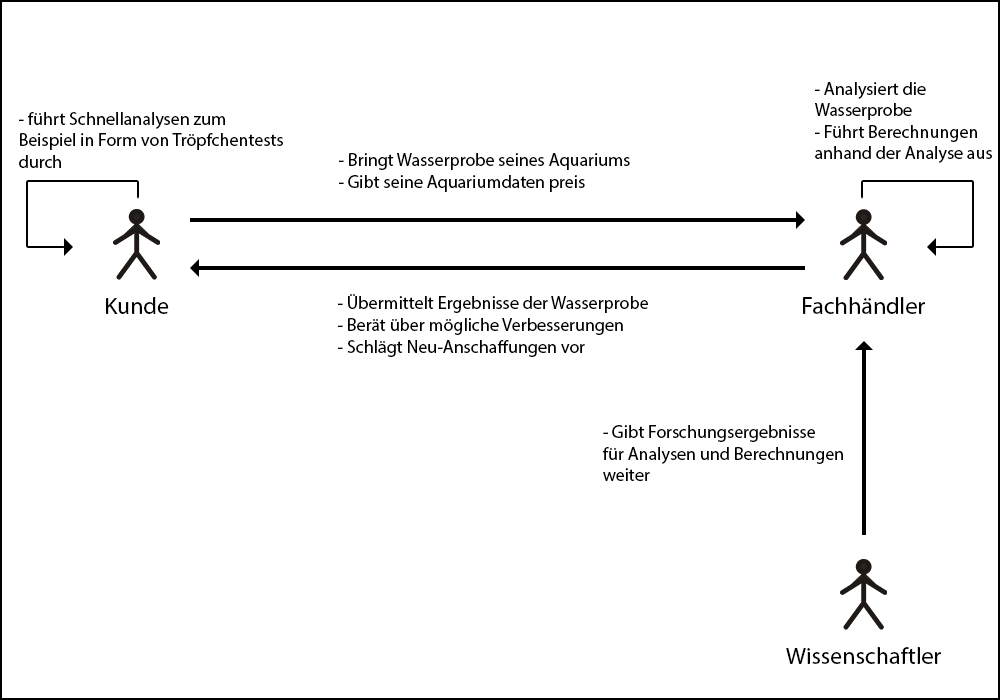
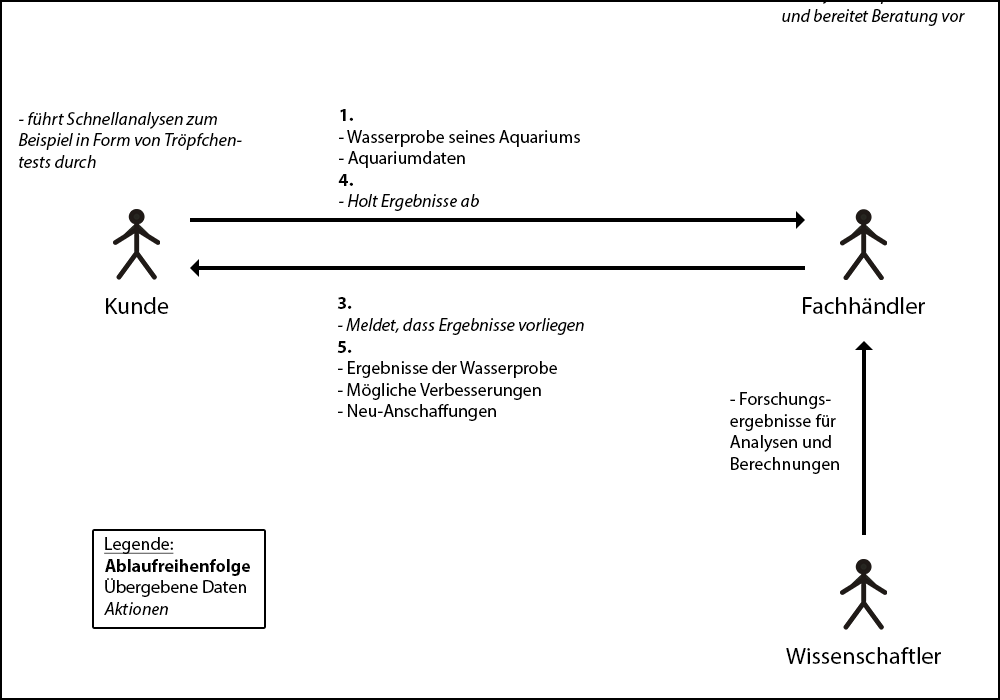
Comparing the layer stacks of the two 1000×700 images. Changes:
renamed "- Analysiert die Wasserprobe - Führt Berechnungen anhand der A" to "2. - Analysiert die Wasserprobe - Führt Berechnungen anhand der", painted on it over left=782, top=2, right=992, bottom=163
added layer "Rechteck 3" in group "Texte" over left=104, top=537, right=250, bottom=615
added layer "Legende: Ablaufreihenfolge Übergebene Daten Aktionen" in group "Texte" over left=104, top=537, right=250, bottom=615
renamed "- führt Schnellanalysen zum Beispiel in Form von Tröpfchentests" to "- führt Schnellanalysen zum Beispiel in Form von Tröpfchen- tes", painted on it over left=18, top=112, right=283, bottom=168
renamed "- Gibt Forschungsergebnisse für Analysen und Berechnungen weit" to "- Forschungs- ergebnisse für Analysen und Berechnungen", painted on it over left=602, top=392, right=843, bottom=481
renamed "- Bringt Wasserprobe seines Aquariums - Gibt seine Aquariumdate" to "1. - Wasserprobe seines Aquariums - Aquariumdaten 4. - Holt Er", painted on it over left=338, top=109, right=630, bottom=211
renamed "- Übermittelt Ergebnisse der Wasserprobe - Berät über mögliche" to "3. - Meldet, dass Ergebnisse vorliegen 5. - Ergebnisse der Wass", painted on it over left=337, top=294, right=648, bottom=421
hid group "Pfeil 5" (2 layers) over left=861, top=180, right=974, bottom=256
hid group "Pfeil 4" (2 layers) over left=26, top=180, right=139, bottom=256
